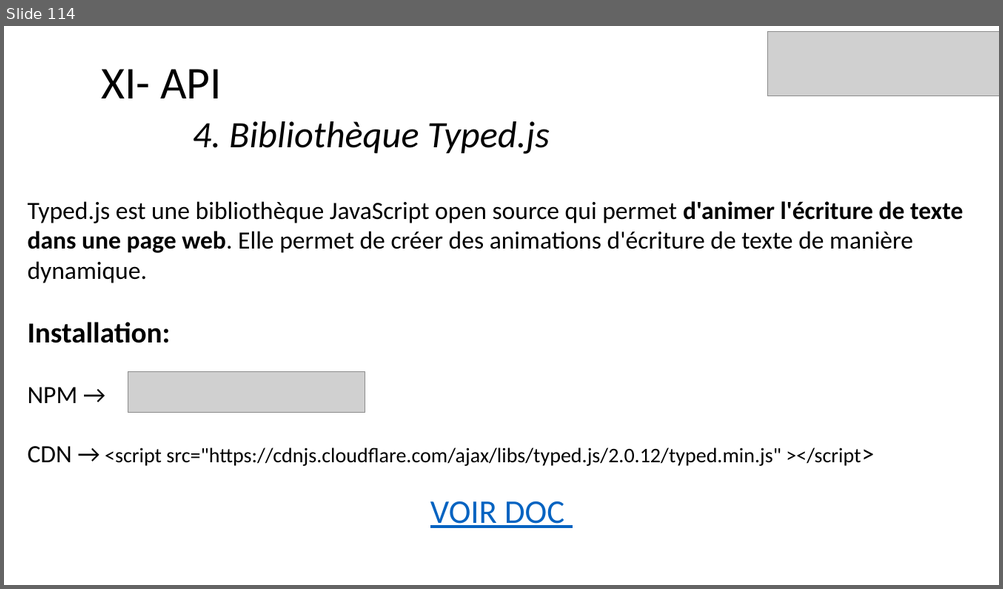
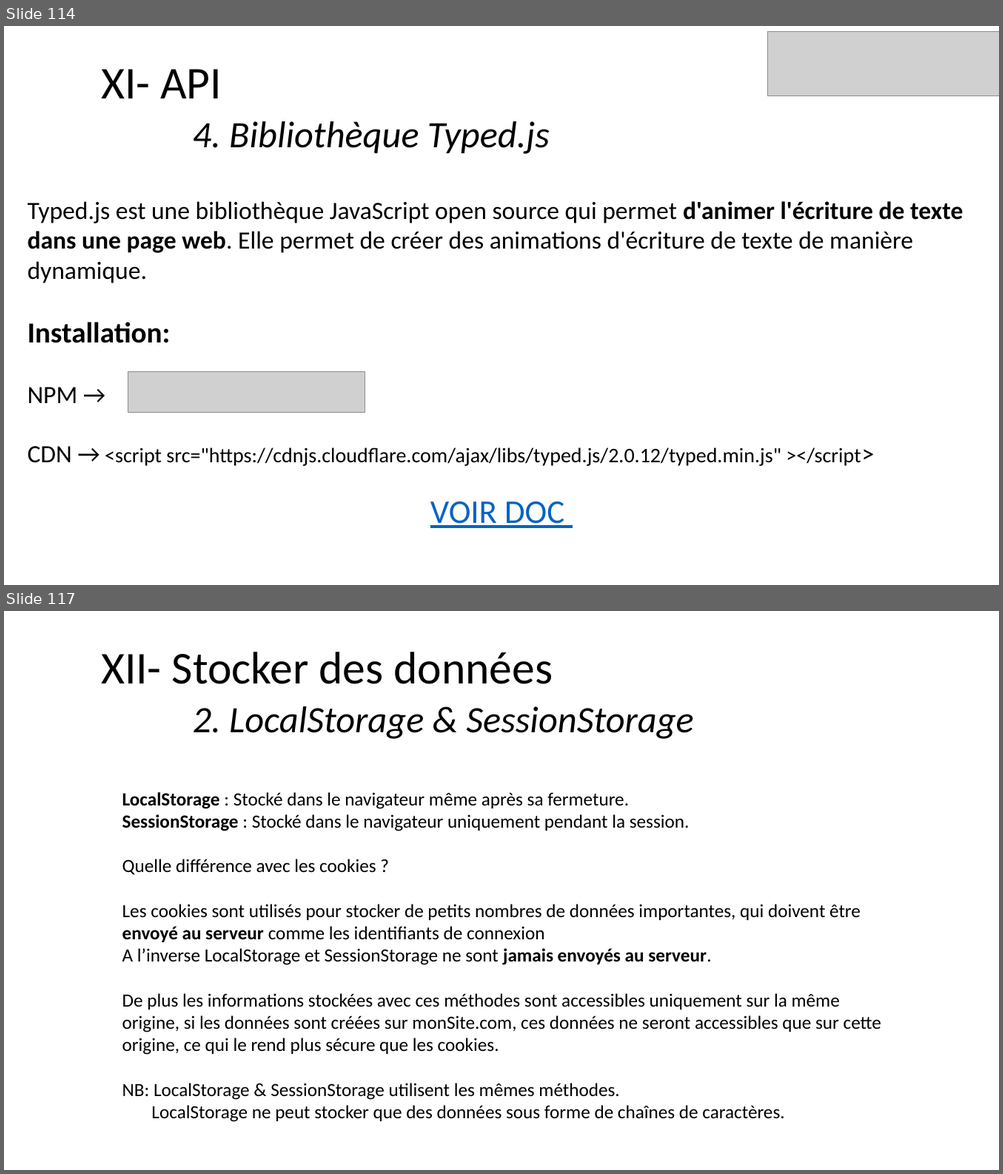
Before and after one commit to ArMb57/JavaScript, a slide deck: cours.pptx. Shown one above the other, each under a label of ours: slide 114 before the commit, slides 114 and 117 after it; the slides between them are not shown. The pictures are 1003x589 and 1003x1174 pixels, drawn with LibreOffice and Linux fonts; fonts in the diff are those of the drawing; grey boxes stand for pictures. Boxes give left, top, right and bottom in pixels: in the first picture for what was removed or moved away, otherwise in the second. Text is boxed around its words. In the diff, an @@ line names an element or a change of style, - is before the commit and + after.

Commit message:
localStorage + exo themes

```diff
--- a/cours.pptx
+++ b/cours.pptx
@@ slide 117 added at [4,611,999,1170], background #FFFFFF @@
@@ title added at [101,652,693,739], 36 pt, text #000000, italic @@
+XII- Stocker des données
+2. LocalStorage & SessionStorage
@@ text added at [122,792,881,1122], 18 pt, text #000000 @@
+LocalStorage : Stocké dans le navigateur même après sa fermeture.
+SessionStorage : Stocké dans le navigateur uniquement pendant la session.
+Quelle différence avec les cookies ?
+Les cookies sont utilisés pour stocker de petits nombres de données importantes, qui doivent être envoyé au serveur comme les identifiants de connexion
+A l’inverse LocalStorage et SessionStorage ne sont jamais envoyés au serveur.
+De plus les informations stockées avec ces méthodes sont accessibles uniquement sur la même origine, si les données sont créées sur monSite.com, ces données ne seront accessibles que sur cette origine, ce qui le rend plus sécure que les cookies.
+NB: LocalStorage & SessionStorage utilisent les mêmes méthodes.
+LocalStorage ne peut stocker que des données sous forme de chaînes de caractères.
```
Also in this commit, not shown: 5 other slides added, 3 other files.
